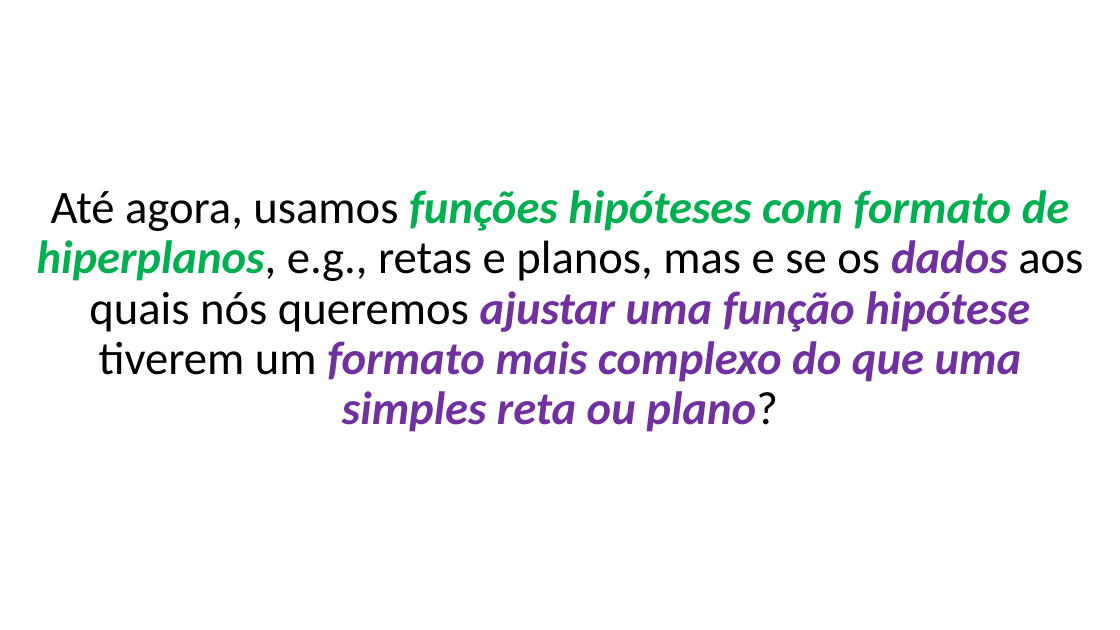
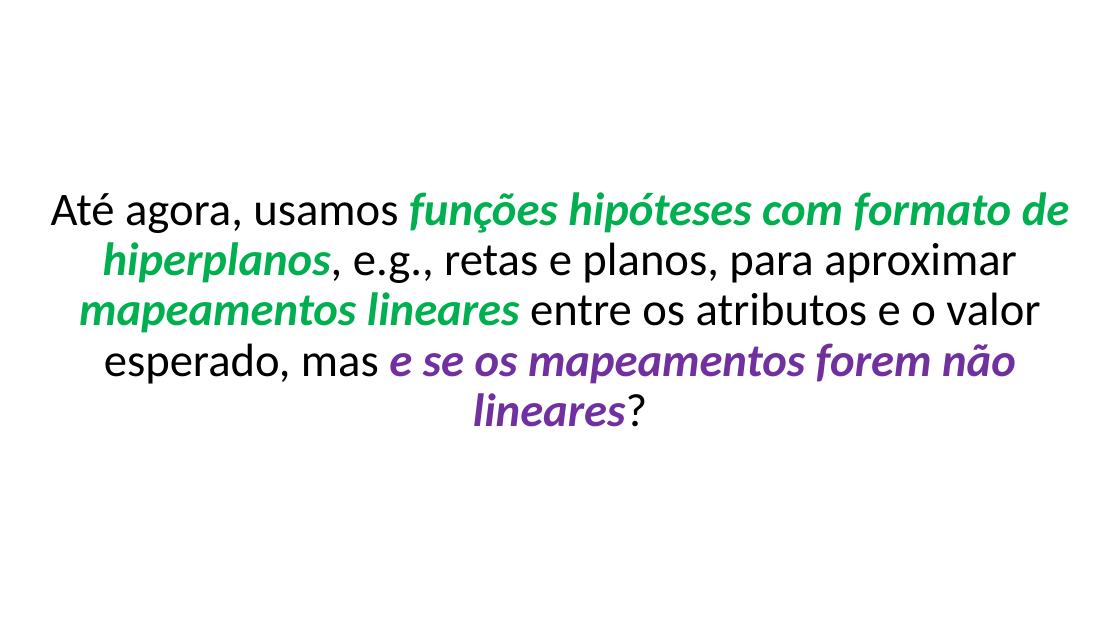
Before and after one commit to zz4fap/t319_aprendizado_de_maquina, a slide deck: slide 12 of slides/T319_Regressão_Linear (Parte IV).pptx. Drawn at 1120x630 pixels with LibreOffice and Linux fonts; fonts in the diff are those of the drawing. Boxes give left, top, right and bottom in pixels: in the first picture for what was removed or moved away, otherwise in the second. Text is boxed around its words. In the diff, an @@ line names an element or a change of style, - is before the commit and + after.

Commit message:
update of slides

```diff
--- a/slides/T319_Regressão_Linear (Parte IV).pptx
+++ b/slides/T319_Regressão_Linear (Parte IV).pptx
@@ text at [51, 192, 1070, 427]: text changed; text colour #7030A0 to #000000 @@
-Até agora, usamos funções hipóteses com formato de hiperplanos, e.g., retas e planos, mas e se os dados aos quais nós queremos ajustar uma função hipótese tiverem um formato mais complexo do que uma simples reta ou plano?
+Até agora, usamos funções hipóteses com formato de hiperplanos, e.g., retas e planos, para aproximar mapeamentos lineares entre os atributos e o valor esperado, mas e se os mapeamentos forem não lineares?
```
Also in this commit, not shown: 1 slide added, 1 other file.
